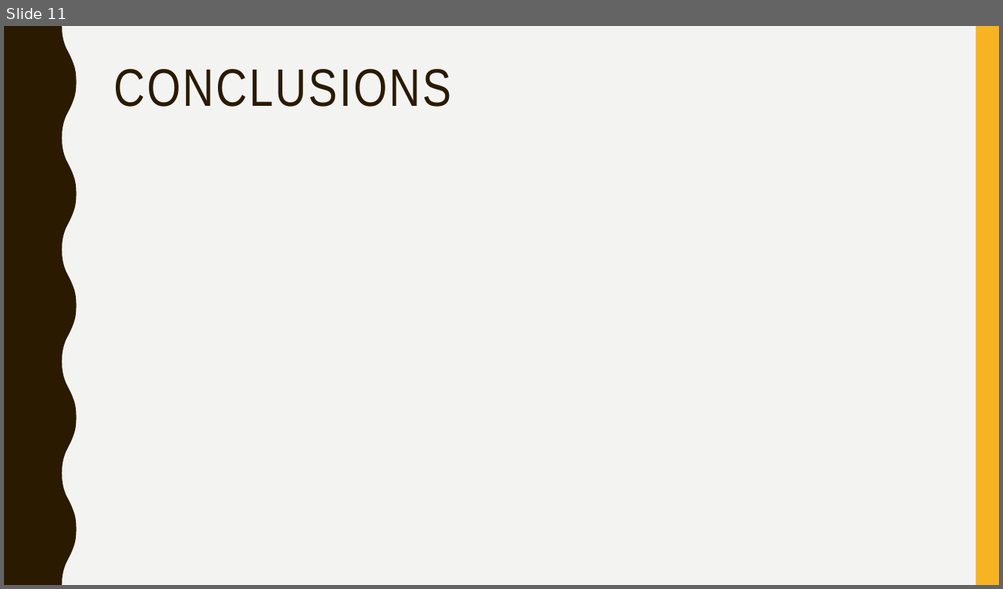
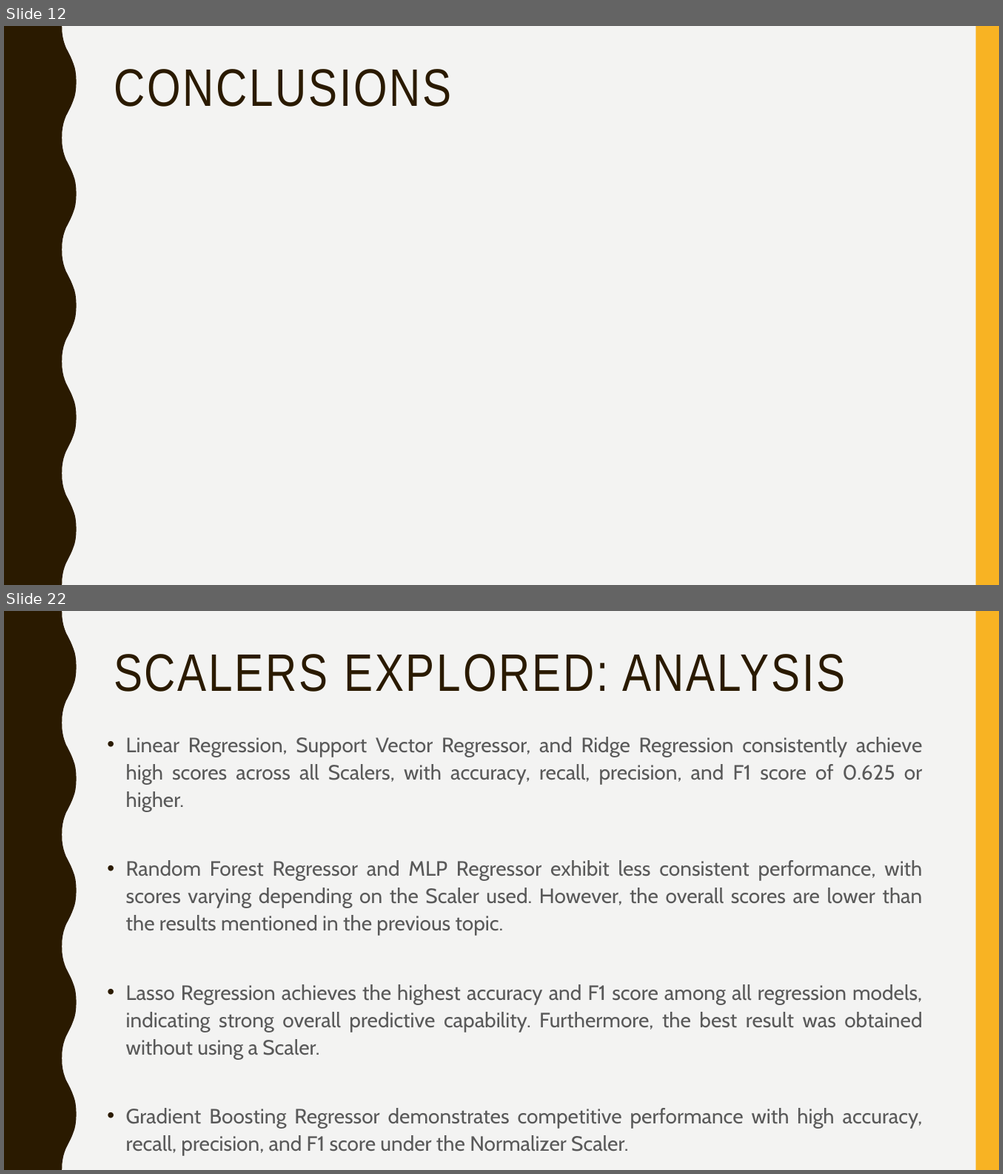
Before and after one commit to afs202005277/AC, a slide deck: ppt projeto.pptx. Shown one above the other, each under a label of ours: slide 11 before the commit, slides 12 and 22 after it; the slides between them are not shown. The pictures are 1003x589 and 1003x1174 pixels, drawn with LibreOffice and Linux fonts; fonts in the diff are those of the drawing. Boxes give left, top, right and bottom in pixels: in the first picture for what was removed or moved away, otherwise in the second. Text is boxed around its words. In the diff, an @@ line names an element or a change of style, - is before the commit and + after.

```diff
--- a/ppt projeto.pptx
+++ b/ppt projeto.pptx
@@ slide 22 added at (4, 611, 999, 1170), background #F3F3F2; not listed: 2 template elements that a slide beside it also shows @@
@@ title added at (114, 654, 845, 692), 51 pt, text #2A1A00 @@
+SCALERS EXPLORED: ANALYSIS
@@ text added at (126, 737, 922, 1156), 20 pt, text #595959 @@
+• Linear Regression, Support Vector Regressor, and Ridge Regression consistently achieve high scores across all Scalers, with accuracy, recall, precision, and F1 score of 0.625 or higher.
+• Random Forest Regressor and MLP Regressor exhibit less consistent performance, with scores varying depending on the Scaler used. However, the overall scores are lower than the results mentioned in the previous topic.
+• Lasso Regression achieves the highest accuracy and F1 score among all regression models, indicating strong overall predictive capability. Furthermore, the best result was obtained without using a Scaler.
+• Gradient Boosting Regressor demonstrates competitive performance with high accuracy, recall, precision, and F1 score under the Normalizer Scaler.
@@ what was slide 11 is now slide 12 @@
```
Also in this commit, not shown: 12 other slides added, 13 other files.
